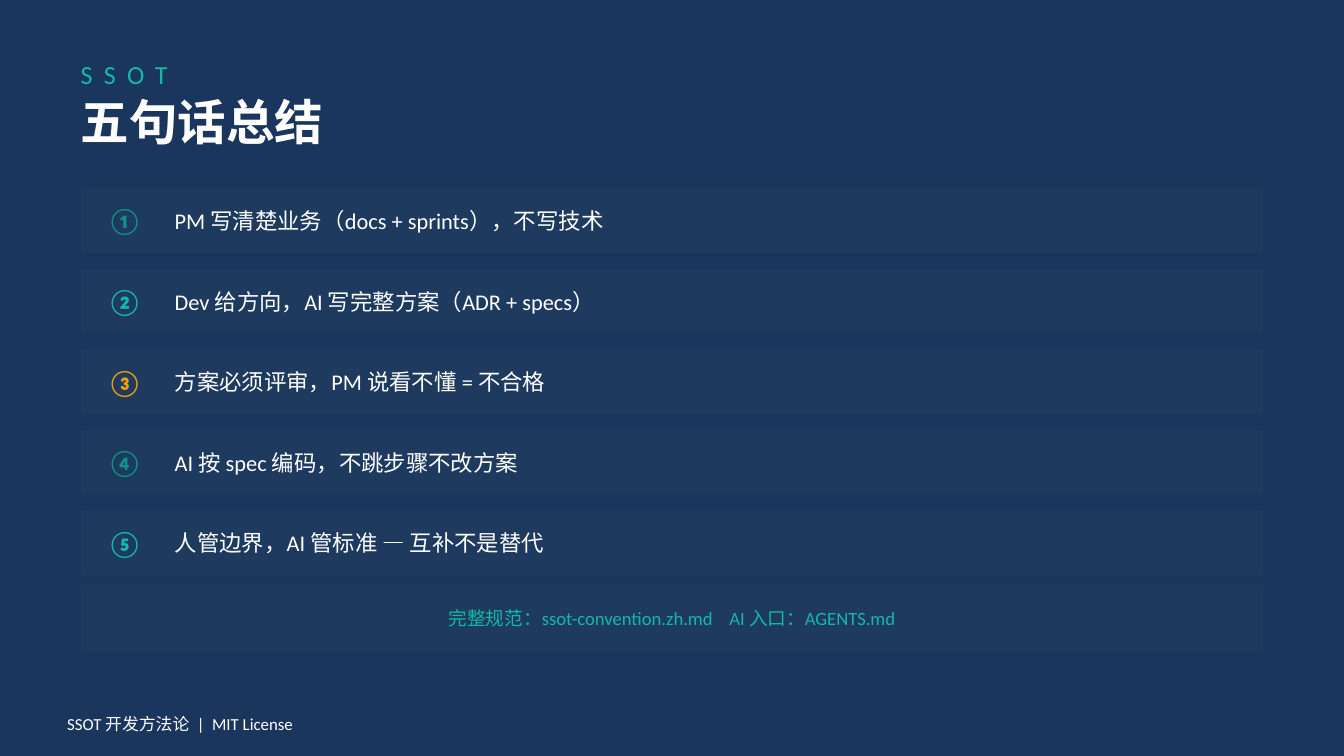
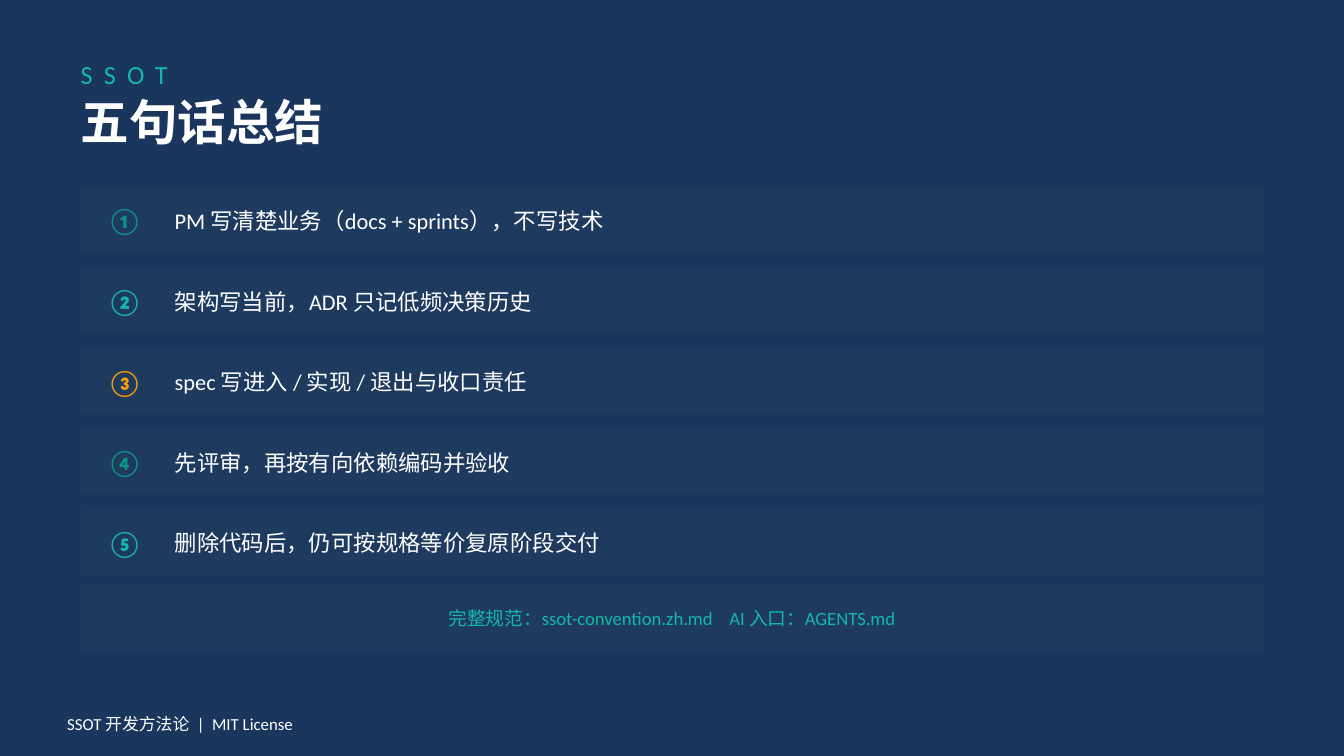
Before and after one commit to Toketec/SpecRocket, a slide deck: slide 16 of SSOT-开发方法论-培训.pptx. Drawn at 1344x756 pixels with LibreOffice and Linux fonts; fonts in the diff are those of the drawing. Boxes give left, top, right and bottom in pixels: in the first picture for what was removed or moved away, otherwise in the second. Text is boxed around its words. In the diff, an @@ line names an element or a change of style, - is before the commit and + after.

Commit message:
feat: evolve architecture and spec lifecycle

```diff
--- a/SSOT-开发方法论-培训.pptx
+++ b/SSOT-开发方法论-培训.pptx
@@ text at [175, 291, 532, 312]: text changed @@
-Dev 给方向，AI 写完整方案（ADR + specs）
+架构写当前，ADR 只记低频决策历史
@@ text at [175, 371, 527, 394]: text changed @@
-方案必须评审，PM 说看不懂 = 不合格
+spec 写进入 / 实现 / 退出与收口责任
@@ text at [175, 452, 511, 473]: text changed @@
-AI 按 spec 编码，不跳步骤不改方案
+先评审，再按有向依赖编码并验收
@@ text at [175, 532, 600, 553]: text changed @@
-人管边界，AI 管标准 — 互补不是替代
+删除代码后，仍可按规格等价复原阶段交付
```
Also in this commit, not shown: 6 other slides changed, 25 other files.
